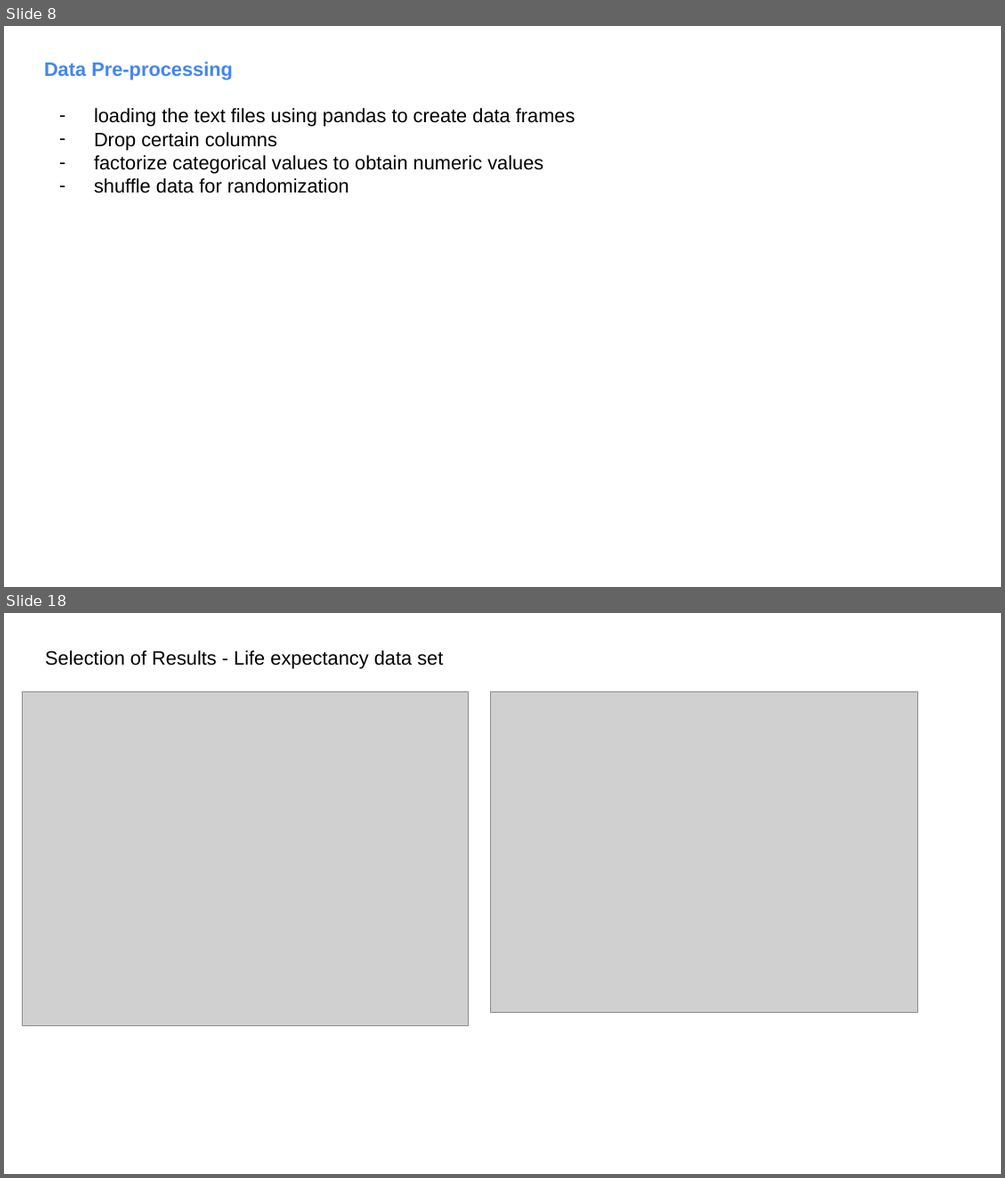
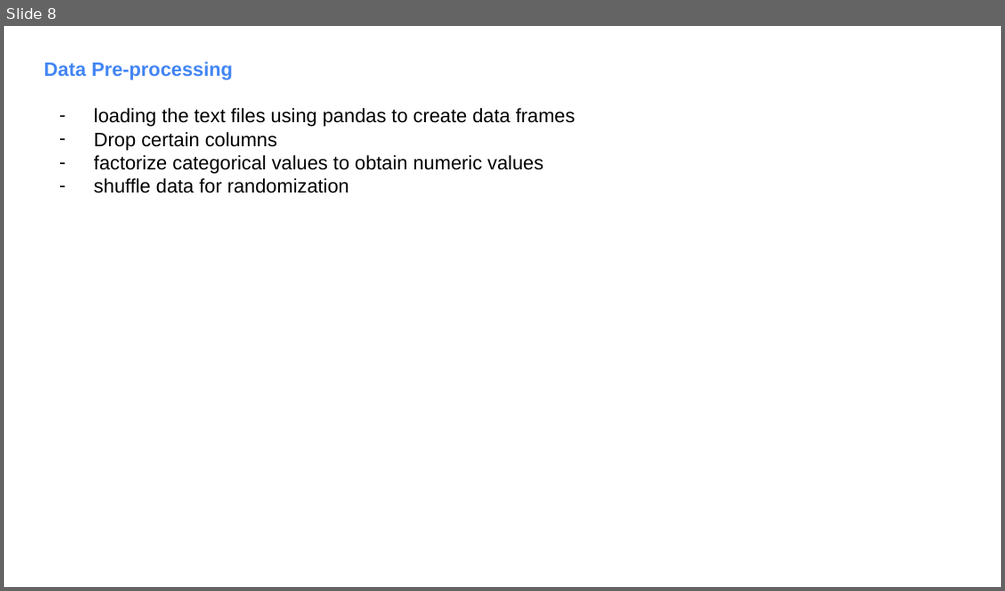
Before and after one commit to fambrogi/MachineLearning, a slide deck: ex_3/Slides_ML_3.pptx. Shown one above the other, each under a label of ours: slides 8 and 18 before the commit, slide 8 after it; the slides between them are not shown. The pictures are 1005x1178 and 1005x591 pixels, drawn with LibreOffice and Linux fonts; fonts in the diff are those of the drawing; grey boxes stand for pictures. Boxes give left, top, right and bottom in pixels: in the first picture for what was removed or moved away, otherwise in the second. Text is boxed around its words. In the diff, an @@ line names an element or a change of style, - is before the commit and + after.

Commit message:
Added results to presentation

```diff
--- a/ex_3/Slides_ML_3.pptx
+++ b/ex_3/Slides_ML_3.pptx
@@ slide 18 removed at box(4, 613, 1001, 1174), background #FFFFFF @@
@@ text removed at box(45, 650, 443, 669) @@
-Selection of Results - Life expectancy data set
@@ picture removed at box(22, 691, 468, 1026) @@
@@ picture removed at box(491, 691, 918, 1012) @@
```
Also in this commit, not shown: 1 slide changed, 7 slides added, 4 other slides removed, 16 other files.
